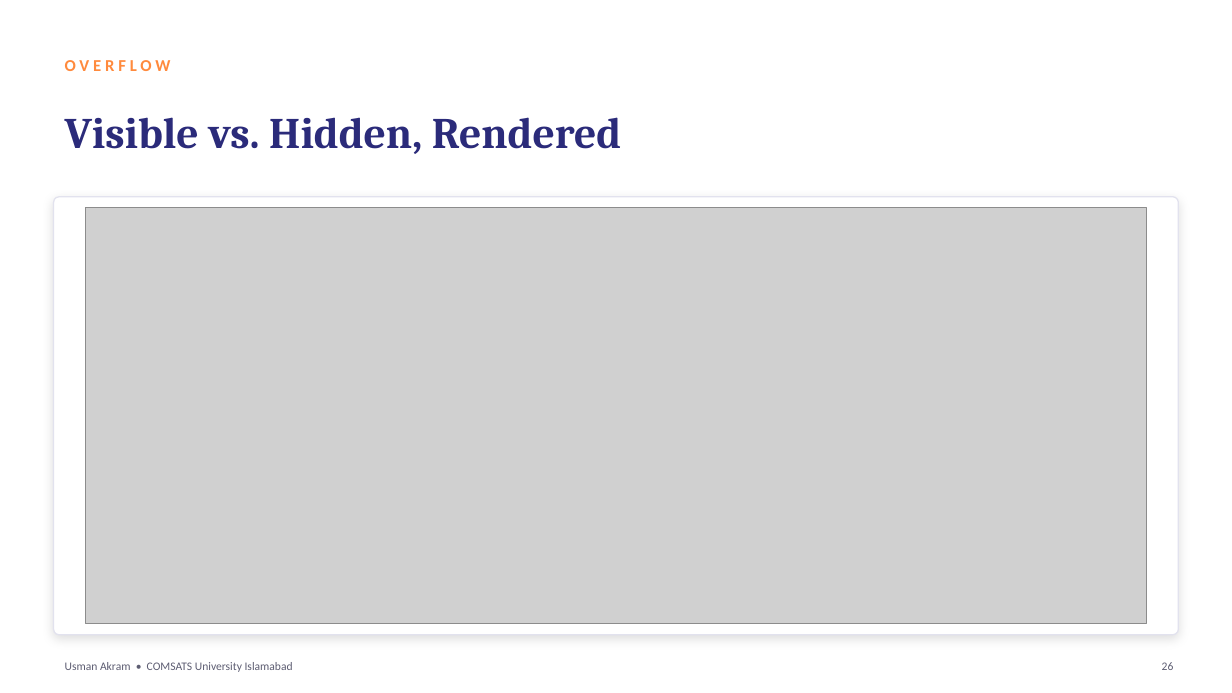
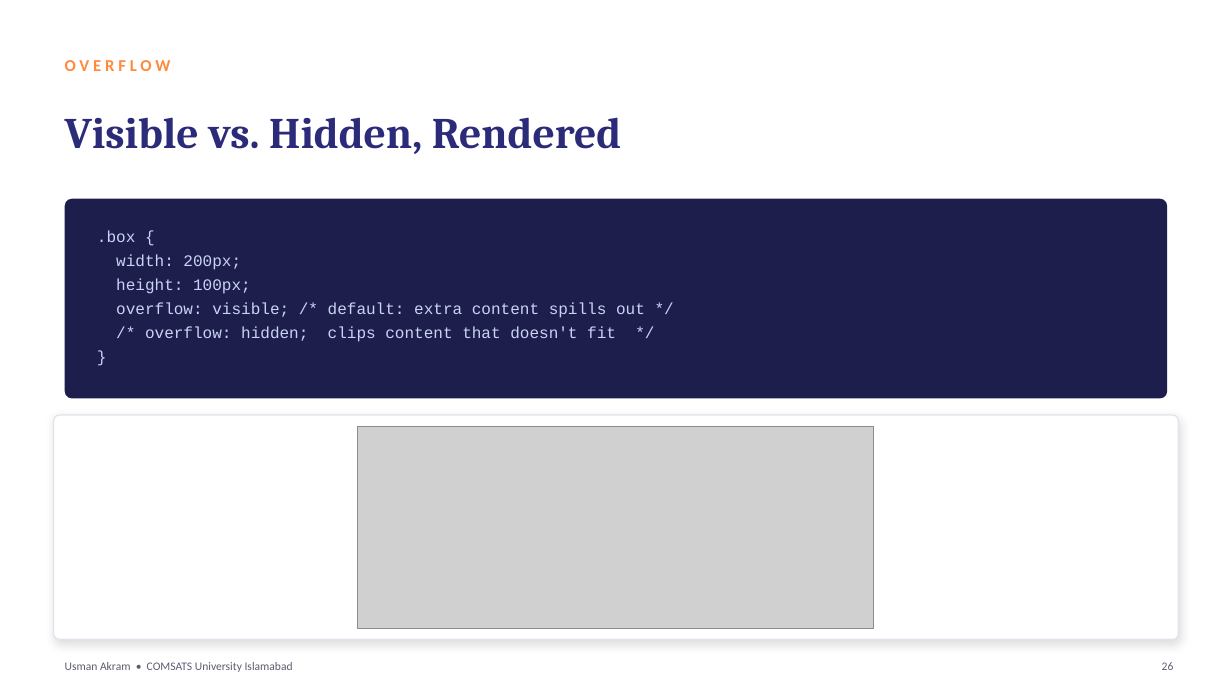
Before and after one commit to mua22/mern-web-book, a slide deck: slide 26 of slides/CSC336-Lecture-07-CSS-Positioning-and-Stacking.pptx. Drawn at 1232x693 pixels with LibreOffice and Linux fonts; fonts in the diff are those of the drawing; grey boxes stand for pictures. Boxes give left, top, right and bottom in pixels: in the first picture for what was removed or moved away, otherwise in the second. Text is boxed around its words. In the diff, an @@ line names an element or a change of style, - is before the commit and + after.

```diff
--- a/slides/CSC336-Lecture-07-CSS-Positioning-and-Stacking.pptx
+++ b/slides/CSC336-Lecture-07-CSS-Positioning-and-Stacking.pptx
@@ rounded rectangle added at (65,199,1167,398), fill #1E1E4C @@
@@ text added at (97,230,645,342), 12.5 pt, text #C9D3F5 @@
+.box {
+width: 200px;
+height: 100px;
+overflow: visible; /* default: extra content spills out */
+/* overflow: hidden; clips content that doesn't fit */
+}
@@ rounded rectangle: place and size @@
-rounded rectangle at (54,197,1178,635)
+rounded rectangle at (54,415,1178,640)
@@ rounded rectangle at (54,415,1178,640): proportions changed @@
@@ picture: place and size @@
-picture at (85,208,1147,624)
+picture at (358,426,873,628)
```
Also in this commit, not shown: 13 other slides changed, 2 other files.
